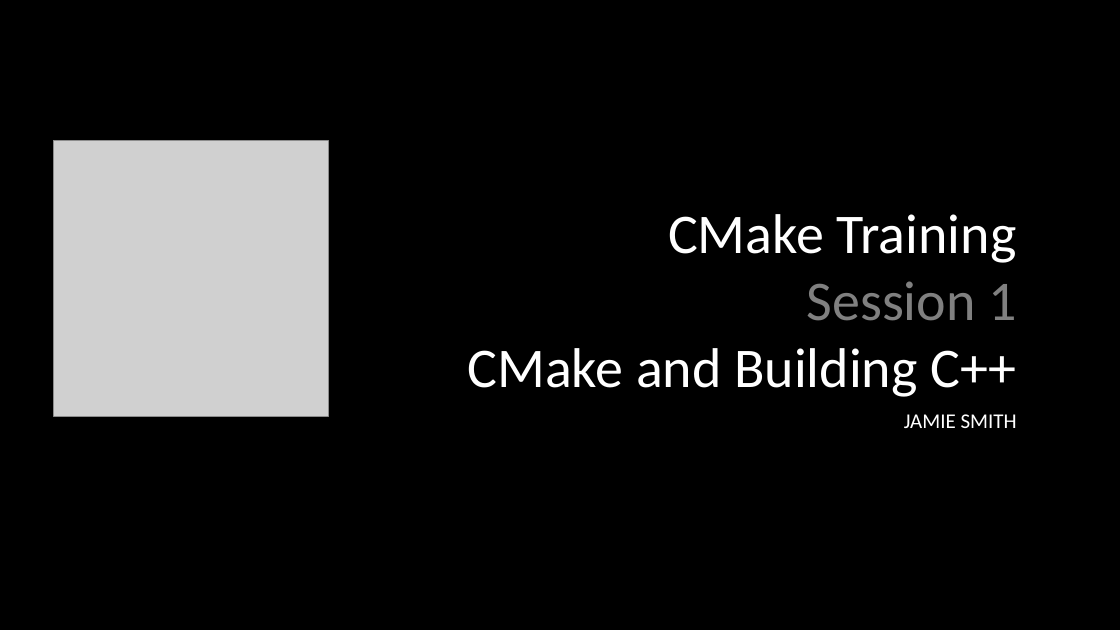
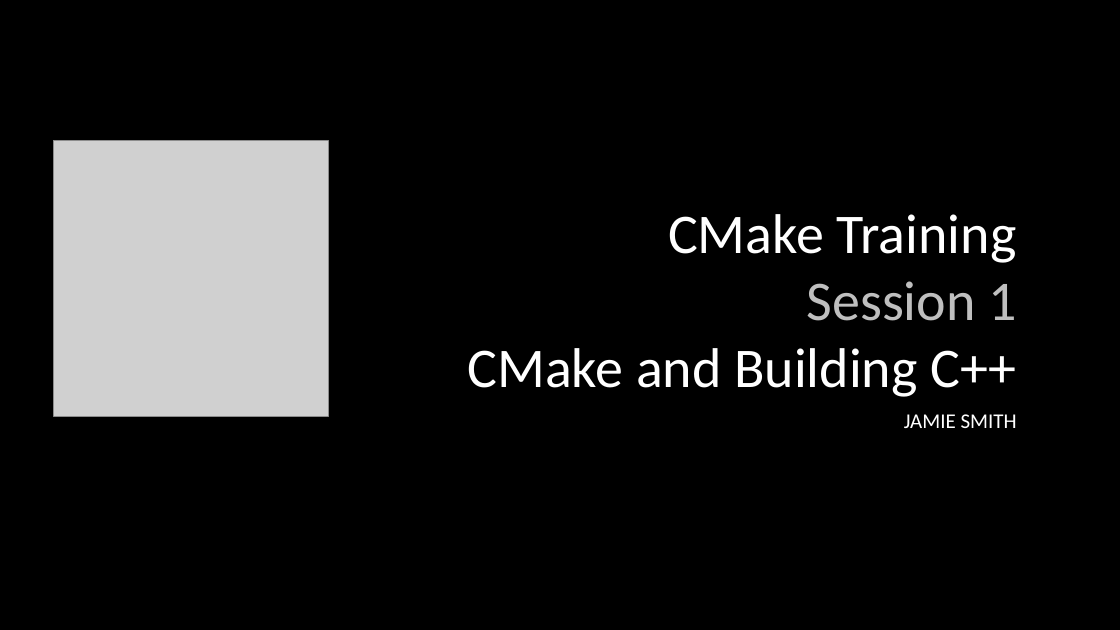
Before and after one commit to multiplemonomials/CMakeTraining, a slide deck: slide 1 of Session 1 - CMake and Building CXX.pptx. Drawn at 1120x630 pixels with LibreOffice and Linux fonts; fonts in the diff are those of the drawing; grey boxes stand for pictures; background and template pictures are left out. Boxes give left, top, right and bottom in pixels: in the first picture for what was removed or moved away, otherwise in the second. Text is boxed around its words. In the diff, an @@ line names an element or a change of style, - is before the commit and + after.

Commit message:
Finish session 1

```diff
--- a/Session 1 - CMake and Building CXX.pptx
+++ b/Session 1 - CMake and Building CXX.pptx
@@ title "CMake Training Session 1 CMake ..." at [467, 214, 1017, 397]: text colour #808080 to #BFBFBF in "Session 1" @@
```
Also in this commit, not shown: 1 other slide changed, 18 slides added, 1 slide removed, 2 other files.
